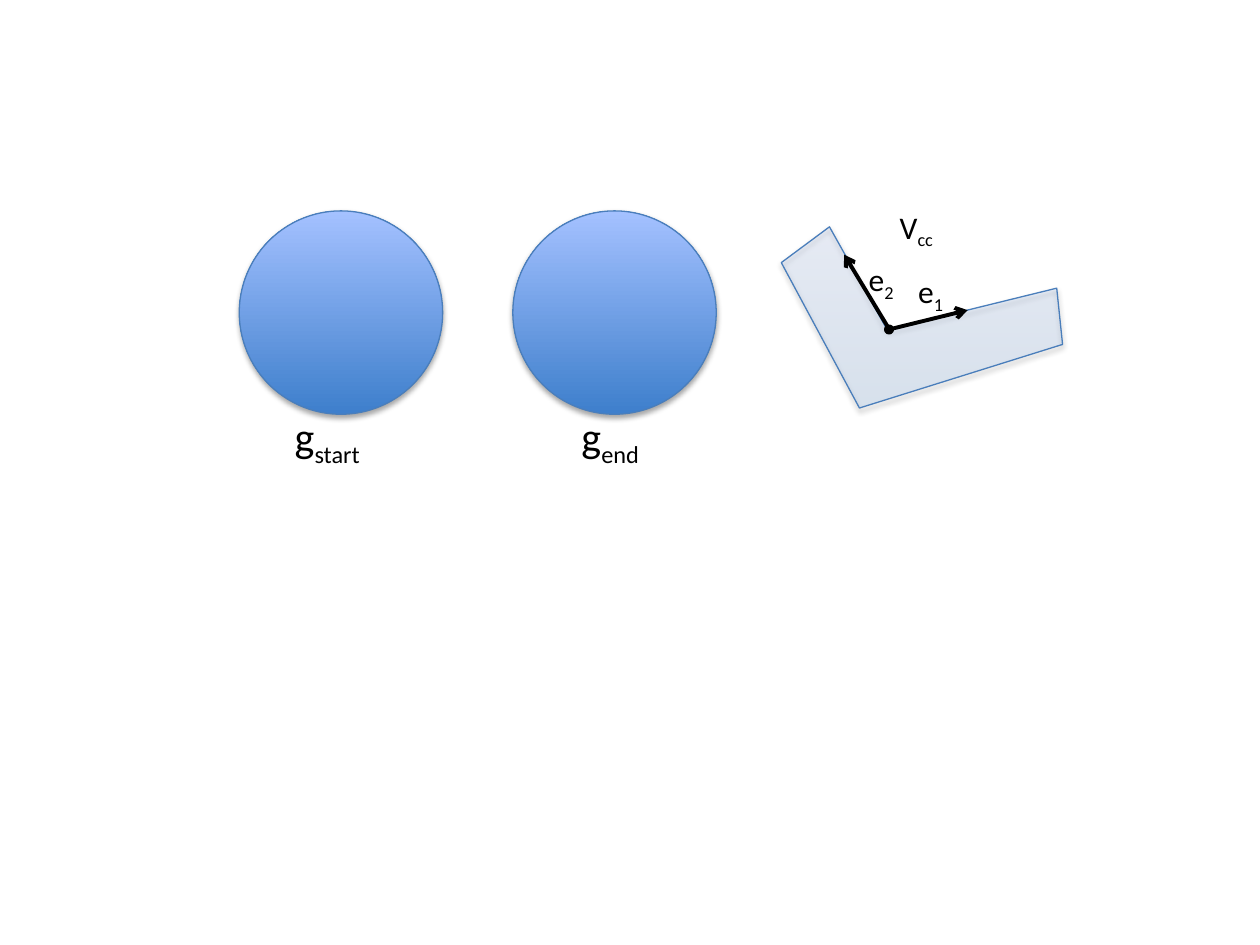
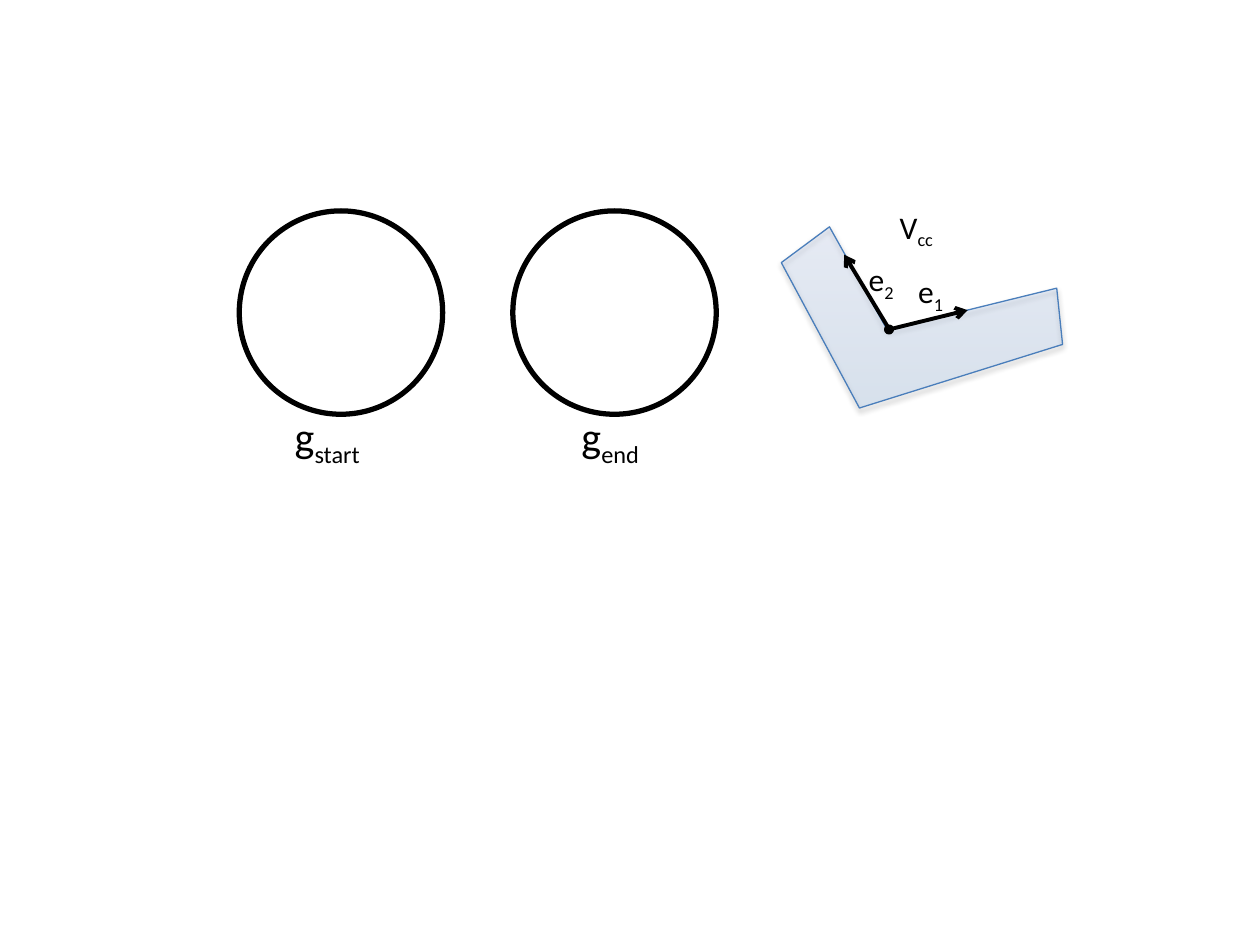
Before and after one commit to pcottle/MastersThesis, a slide deck: slide 13 of figures/figures.pptx (slide 12 before the commit). Drawn at 1260x945 pixels with LibreOffice and Linux fonts; fonts in the diff are those of the drawing. Boxes give left, top, right and bottom in pixels: in the first picture for what was removed or moved away, otherwise in the second. Text is boxed around its words. In the diff, an @@ line names an element or a change of style, - is before the commit and + after.

```diff
--- a/figures/figures.pptx
+++ b/figures/figures.pptx
@@ ellipse at (239, 210, 442, 413): fill gradient #3F80CE to #A4C4FF to #FFFFFF; outline #4B7EBC 0.75 pt to #000000 3 pt; shadow off @@
@@ ellipse at (513, 210, 716, 413): fill gradient #3F80CE to #A4C4FF to #FFFFFF; outline #4B7EBC 0.75 pt to #000000 3 pt; shadow off @@
```
Also in this commit, not shown: 5 other slides changed, 1 slide added, 5 other files.
